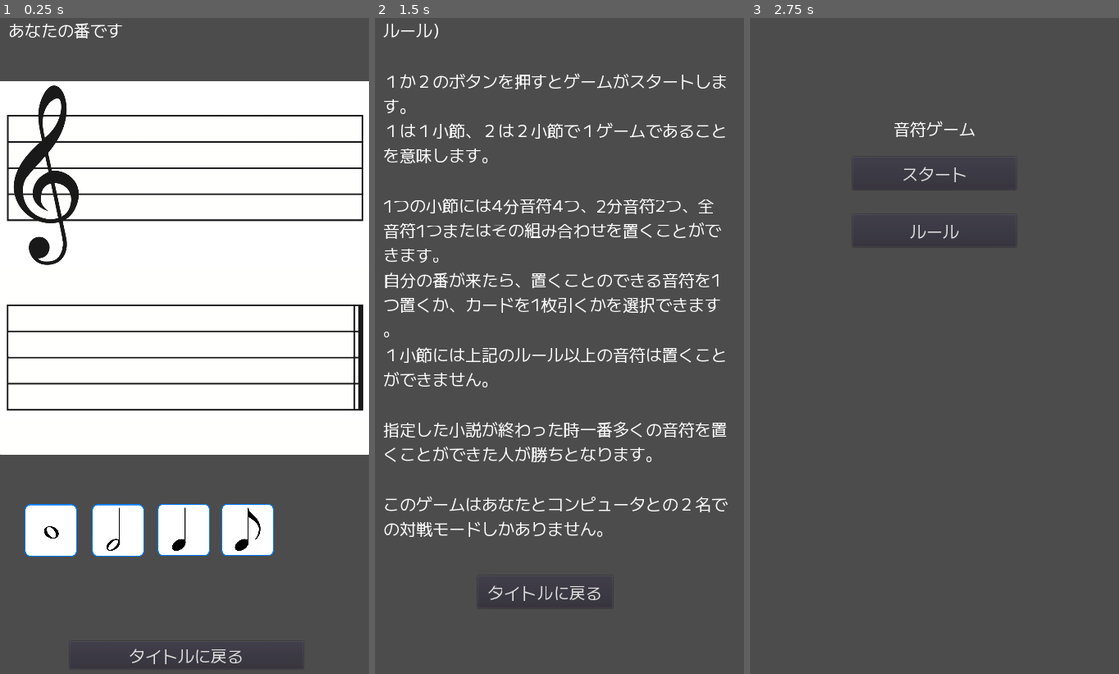
Above: before the commit, frames 1-3 (left to right).
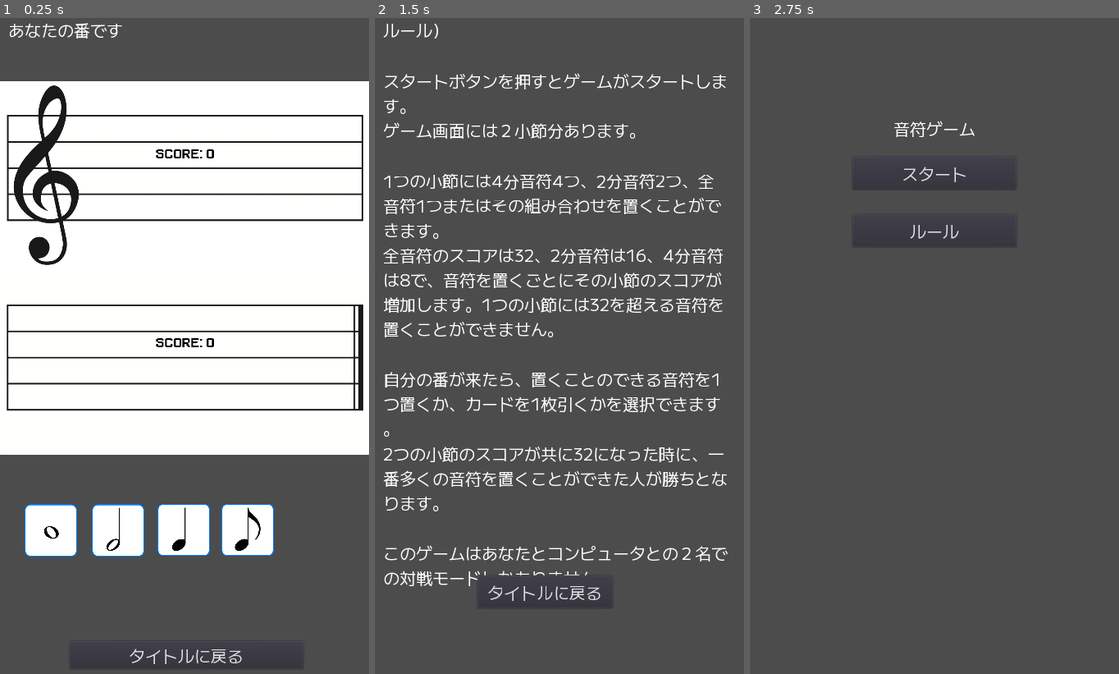
Above: after the commit, the same moments.

Repository: sokoide/onpugame
Game: Godot game, scene res://Scenes/Game.tscn
Two runs of this game, one before a commit and one after it. Both use one fixed random seed, a clock stepped at 60 frames per second and the inputs below.
Inputs:
- Up to frame 1 (0.25 s): no input
- Up to frame 2 (1.5 s): click "タイトルに戻る" at 0.5 s; click "ルール" at 1.25 s
- Up to frame 3 (2.75 s): click "タイトルに戻る" at 2 s

The runs differ from the first frame. In frame 1, 0.2% of the frame differs, in the area x 42-58%, y 20-51%; in frame 2, 13%, in the area x 2-96%, y 8-87%; in frame 3, nothing differs.

Commit message:
add: score per measure

Diff:
--- a/Code/note.gd
+++ b/Code/note.gd
@@ -3,16 +3,15 @@
 var ty: String
 var sz: int
 var seleced: bool = false
+var mh
+
+var can_grab = false
+var drag_start_position = position
+var dragging = false
 
 
 func print():
 	print("Note: {} {}".format([ty, sz], "{}"))
-
-
-var can_grab = false
-var grabbed_offset = Vector2()
-var drag_start_position = position
-var dragging = false
 
 
 func set_position(pos: Vector2):
@@ -20,16 +19,26 @@
 	position = pos
 
 
+func _ready():
+	mh = get_node("/root/Node2D/MeasureHighlight")
+
+
 func _process(delta):
 	# drag & drop
 	if can_grab == false:
 		return
 	if Input.is_mouse_button_pressed(BUTTON_LEFT):
+		mh.can_drop(get_global_mouse_position(), sz)
 		var mouse = get_local_mouse_position()
 		if self.get_rect().has_point(mouse):
 			if dragging == false:
 				dragging = true
-			position = get_global_mouse_position() + grabbed_offset
+			position = get_global_mouse_position()
 	elif dragging == true:
-		dragging = false
-		position = drag_start_position
+		var dropped = mh.drop(get_global_mouse_position(), sz)
+		if dropped == 0:
+			dragging = false
+			position = drag_start_position
+		else:
+			# remove myself
+			queue_free()
--- a/Scenes/Game.gd
+++ b/Scenes/Game.gd
@@ -1,17 +1,23 @@
 extends Node2D
 
-var measure
+var turn: int = 0  # 0:you, 1:computer
+var lbl
+var mh
 
 
-func draw_frame(slot: int):
-	pass
+func update_label():
+	if turn == 0:
+		lbl.text = "あなたの番です"
+		mh.hl = true
+	else:
+		lbl.text = "コンピューターの番です"
+		mh.hl = false
 
 
 func _ready():
-	var lbl = get_node("LblMessage")
-	lbl.text = "あなたの番です"
-	var mh = get_node("MeasureHighlight")
-	mh.hl = true
+	turn = 0
+	lbl = get_node("LblMessage")
+	mh = get_node("MeasureHighlight")
 
 	var i = 0
 	for sz in [1, 2, 4, 8]:
@@ -24,7 +30,7 @@
 
 
 func _process(delta):
-	pass
+	update_label()
 
 
 func _on_BtnReturn_button_up():
--- a/Scenes/Game.tscn
+++ b/Scenes/Game.tscn
@@ -1,9 +1,10 @@
-[gd_scene load_steps=5 format=2]
+[gd_scene load_steps=6 format=2]
 
 [ext_resource path="res://Scenes/Game.gd" type="Script" id=1]
 [ext_resource path="res://Assets/Images/Measure.png" type="Texture" id=2]
 [ext_resource path="res://Scenes/MainTheme.tres" type="Theme" id=3]
 [ext_resource path="res://Scenes/MeasureHightlight.gd" type="Script" id=4]
+[ext_resource path="res://Scenes/Theme8bit.tres" type="Theme" id=5]
 
 [node name="Node2D" type="Node2D"]
 script = ExtResource( 1 )
@@ -25,6 +26,24 @@
 "_edit_lock_": true
 }
 
+[node name="Score1" type="Label" parent="Measure"]
+margin_left = -100.0
+margin_top = -408.0
+margin_right = 128.0
+margin_bottom = -352.0
+theme = ExtResource( 5 )
+custom_colors/font_color = Color( 0, 0, 0, 1 )
+text = "Score: 0"
+
+[node name="Score2" type="Label" parent="Measure"]
+margin_left = -100.0
+margin_top = 239.0
+margin_right = 128.0
+margin_bottom = 295.0
+theme = ExtResource( 5 )
+custom_colors/font_color = Color( 0, 0, 0, 1 )
+text = "Score: 0"
+
 [node name="MeasureHighlight" type="Node2D" parent="."]
 position = Vector2( 0, 124 )
 script = ExtResource( 4 )
--- a/Scenes/MeasureHightlight.gd
+++ b/Scenes/MeasureHightlight.gd
@@ -5,15 +5,69 @@
 var hl: bool = false
 var hl_width: float = 5.0
 var cl: Color = Color.green
+var m1sum: int = 0
+var m2sum: int = 0
+var m1: Array = []
+var m2: Array = []
+var lblm1
+var lblm2
+var draw_r1: bool = false
+var draw_r2: bool = false
+var cpu_points: int = 0
+var player_points: int = 0
 
 
-func can_place(measure: int) -> bool:
-	# TODO: check if the note can be placed in the measure
-	return measure == 0
+func drop(pos: Vector2, sz: int) -> int:
+	var lpos: Vector2 = to_local(pos)
+	var cost: int = 32 / sz
+	draw_r1 = false
+	draw_r2 = false
+
+	if r1.has_point(lpos) and m1sum + cost <= 32:
+		m1.append(sz)
+		m1sum += cost
+		player_points += 1
+		update_scores()
+		update()
+		return 1
+	elif r2.has_point(lpos) and m2sum + cost <= 32:
+		m2.append(sz)
+		m2sum += cost
+		player_points += 1
+		update_scores()
+		update()
+		return 2
+	return 0
+
+
+func can_drop(pos: Vector2, sz: int):
+	var lpos: Vector2 = to_local(pos)
+	var cost: int = 32 / sz
+	draw_r1 = false
+	draw_r2 = false
+
+	if r1.has_point(lpos):
+		draw_r1 = true
+		if m1sum + cost <= 32:
+			cl = Color.green
+		else:
+			cl = Color.red
+	elif r2.has_point(lpos):
+		draw_r2 = true
+		if m2sum + cost <= 32:
+			cl = Color.green
+		else:
+			cl = Color.red
+	update()
+
+
+func update_scores():
+	lblm1.text = "Score: " + str(m1sum)
+	lblm2.text = "Score: " + str(m2sum)
 
 
 func _ready():
-	var m = get_tree().get_root().get_node("Node2D").get_node("Measure")
+	var m = get_node("/root/Node2D/Measure")
 	var w = m.texture.get_width() * m.scale.x
 	var h = m.texture.get_height() * m.scale.y
 	var topleft_x = hl_width / 2
@@ -22,24 +76,26 @@
 
 	r1 = Rect2(topleft_x, topleft_y, w - hl_width, h / 2 - hl_width)
 	r2 = Rect2(topleft_x, topleft_y + h / 2, w - hl_width, h / 2 - hl_width)
-	print(r1)
+
+	lblm1 = get_node("/root/Node2D/Measure/Score1")
+	lblm2 = get_node("/root/Node2D/Measure/Score2")
+
+
+func _process(delta):
+	if m1sum == 32 and m2sum == 32:
+		# TODO: winner check
+		pass
 
 
 func _draw():
 	if not hl:
 		return
 
-	var mouse = get_local_mouse_position()
-	var i = 0
-	for r in [r1, r2]:
-		if r.has_point(mouse):
-			if can_place(i):
-				cl = Color.green
-			else:
-				cl = Color.red
-			draw_rect(r, cl, false, hl_width, false)
-		i += 1
+	if draw_r1:
+		draw_rect(r1, cl, false, hl_width, false)
+	if draw_r2:
+		draw_rect(r2, cl, false, hl_width, false)
 
-
-func _process(delta):
-	update()
+	# TODO: draw placed notes in m1 and m2
+	for note in m1:
+		print(note)
--- a/Scenes/Rules.tscn
+++ b/Scenes/Rules.tscn
@@ -13,14 +13,14 @@
 theme = ExtResource( 1 )
 text = "ルール）
 
-１か２のボタンを押すとゲームがスタートします。
-１は１小節、２は２小節で１ゲームであることを意味します。
+スタートボタンを押すとゲームがスタートします。
+ゲーム画面には２小節分あります。
 
 1つの小節には4分音符4つ、2分音符2つ、全音符1つまたはその組み合わせを置くことができます。
+全音符のスコアは32、2分音符は16、4分音符は8で、音符を置くごとにその小節のスコアが増加します。1つの小節には32を超える音符を置くことができません。
+
 自分の番が来たら、置くことのできる音符を1つ置くか、カードを1枚引くかを選択できます。
-１小節には上記のルール以上の音符は置くことができません。
-
-指定した小説が終わった時一番多くの音符を置くことができた人が勝ちとなります。
+2つの小節のスコアが共に32になった時に、一番多くの音符を置くことができた人が勝ちとなります。
 
 このゲームはあなたとコンピュータとの２名での対戦モードしかありません。"
 
--- /dev/null
+++ b/Scenes/Theme8bit.tres
@@ -0,0 +1,10 @@
+[gd_resource type="Theme" load_steps=3 format=2]
+
+[ext_resource path="res://Assets/Fonts/Pixeboy-z8XGD.ttf" type="DynamicFontData" id=1]
+
+[sub_resource type="DynamicFont" id=1]
+size = 64
+font_data = ExtResource( 1 )
+
+[resource]
+default_font = SubResource( 1 )
